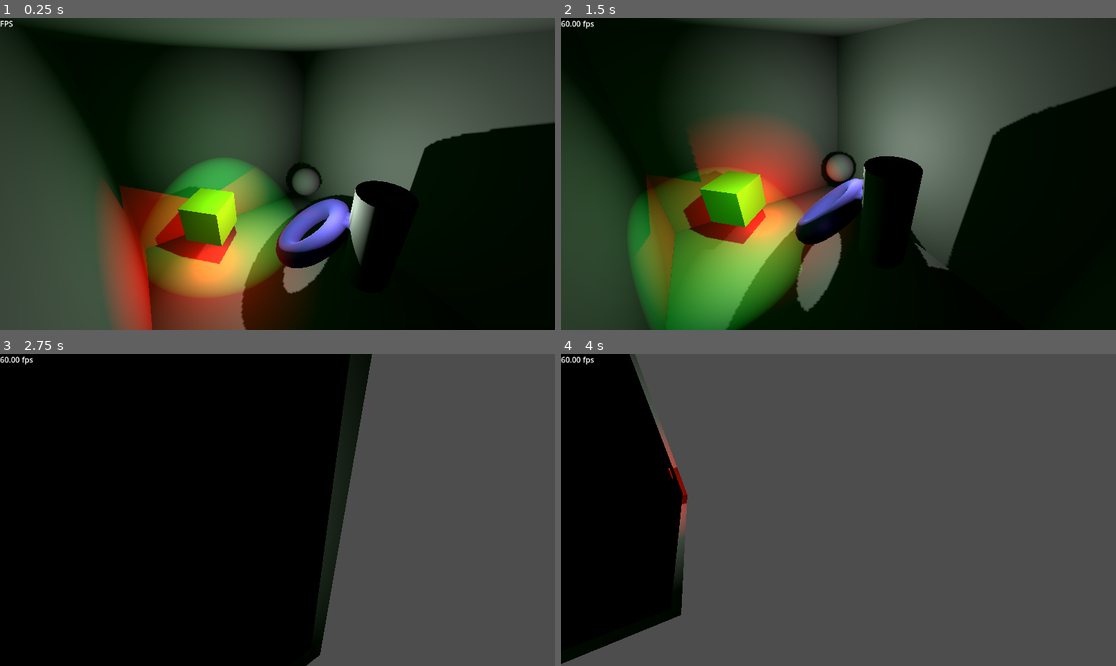
Above: before the commit, frames 1-4 (two rows, left to right).
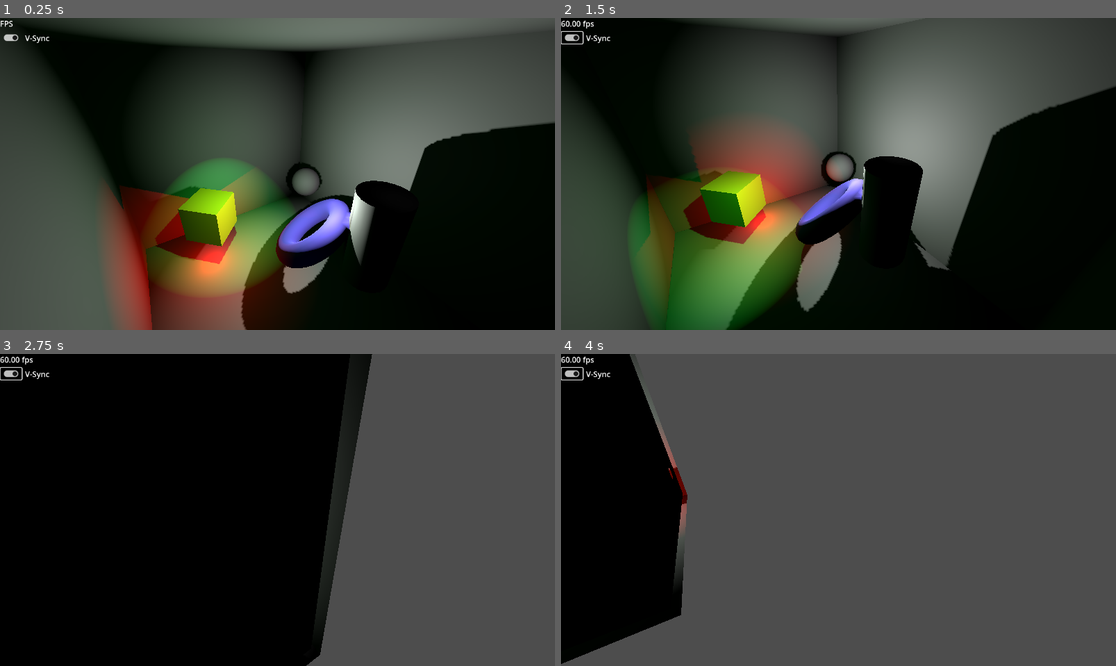
Above: after the commit, the same moments.

Repository: GregPickering/O1S_FauxGI
Game: Godot game, scene res://scene_3d.tscn
The game is run twice, just before and just after one commit, with the same random seed, the same clock (stepped at 60 frames per second) and the same inputs.
Inputs (mouse positions are in pixels of both pictures, inside the frame that each line leads up to):
- Up to frame 1 (0.25 s): no input
- Up to frame 2 (1.5 s): click (572, 36) at 0.52 s; tap Enter at 1.25 s; move the mouse to (960, 158) at 1.27 s; hold D from 1.28 s (still down); tap Q at 1.35 s; click (960, 158) at 1.42 s
- Up to frame 3 (2.75 s): release D at 2 s; drag from (166, 525) to (249, 572) at 2.02 s
- Up to frame 4 (4 s): move the mouse to (894, 441) at 2.77 s; hold D 2.78-3.5 s; tap Q at 2.85 s; drag from (810, 572) to (672, 463) at 3.52 s

The runs differ from the first frame. In frame 1, 8.9% of the frame differs, in the area x 0-66%, y 5-100%; in frame 2, 14%, in the area x 0-73%, y 4-100%; in frame 3, 0.2%; in frame 4, 0.3%.

Commit message:
Improved Omni handling and various small updates.
Omni source lights can now have 1,2,3,4,6+ VPLs.
Oversample averaging is now weighted by energy.
If the VPL limit is exceeded, the top N (by energy) are kept.
Added a real random oversample, if desired.
Can toggle V-Sync from the UI.
Improved the monitoring FPS update rate.
Added our logo, removed the default icon.

Diff:
--- /dev/null
+++ b/O1S_Logo.svg
@@ -0,0 +1,72 @@
+<?xml version="1.0" encoding="UTF-8" standalone="no"?>
+<svg
+   xmlns:dc="http://purl.org/dc/elements/1.1/"
+   xmlns:cc="http://creativecommons.org/ns#"
+   xmlns:rdf="http://www.w3.org/1999/02/22-rdf-syntax-ns#"
+   xmlns:svg="http://www.w3.org/2000/svg"
+   xmlns="http://www.w3.org/2000/svg"
+   width="92.576141mm"
+   height="36.213387mm"
+   viewBox="0 0 92.576141 36.213387"
+   version="1.1"
+   id="svg8">
+  <defs
+     id="defs2">
+    <filter
+       style="color-interpolation-filters:sRGB"
+       id="filter847"
+       x="-0.014699936"
+       width="1.0286238"
+       y="-0.03335309"
+       height="1.0650996">
+      <feGaussianBlur
+         stdDeviation="3.1e-05"
+         id="feGaussianBlur849" />
+    </filter>
+  </defs>
+  <metadata
+     id="metadata5">
+    <rdf:RDF>
+      <cc:Work
+         rdf:about="">
+        <dc:format>image/svg+xml</dc:format>
+        <dc:type
+           rdf:resource="http://purl.org/dc/dcmitype/StillImage" />
+        <dc:title></dc:title>
+      </cc:Work>
+    </rdf:RDF>
+  </metadata>
+  <g
+     id="layer1"
+     transform="translate(-4.2061725,-5.8076615)">
+    <rect
+       style="fill:#ffffff;fill-opacity:1;stroke:#000000;stroke-width:1;stroke-linecap:round;stroke-linejoin:bevel;stroke-miterlimit:4;stroke-dasharray:none;stroke-opacity:1;filter:url(#filter847)"
+       id="rect16"
+       width="90"
+       height="34"
+       x="5.5291667"
+       y="6.9416666"
+       rx="17"
+       ry="17" />
+    <path
+       d="m 22.686002,34.934365 q -3.074747,0 -5.358844,-1.376315 -2.269456,-1.376315 -3.528638,-4.011812 -1.24454,-2.650139 -1.24454,-5.988435 0,-3.221163 1.185973,-5.85666 1.200616,-2.650139 3.528638,-4.08502 2.328022,-1.434882 5.417411,-1.434882 3.089388,0 5.41741,1.434882 2.328022,1.434881 3.513996,4.08502 1.200615,2.635497 1.200615,5.85666 0,3.206521 -1.185973,5.842018 -1.171332,2.620856 -3.484713,4.085021 -2.298739,1.449523 -5.461335,1.449523 z m 0,-2.298739 q 3.279729,0 5.06601,-2.445156 1.800923,-2.445155 1.800923,-6.66195 0,-4.202154 -1.815564,-6.618026 -1.800923,-2.430514 -5.051369,-2.430514 -3.250447,0 -5.066011,2.430514 -1.800923,2.415872 -1.800923,6.618026 0,4.216795 1.786281,6.66195 1.800923,2.445156 5.080653,2.445156 z"
+       style="font-style:normal;font-variant:normal;font-weight:normal;font-stretch:normal;font-size:29.9861px;line-height:1.25;font-family:'Lucida Sans';-inkscape-font-specification:'Lucida Sans, Normal';font-variant-ligatures:normal;font-variant-caps:normal;font-variant-numeric:normal;font-variant-east-asian:normal;fill:#000000;fill-opacity:1;stroke:none;stroke-width:0.265;stroke-miterlimit:4;stroke-dasharray:none"
+       id="path835" />
+    <path
+       d="m 42.99397,36.735288 v 1.991264 q -2.386589,-1.625223 -3.865396,-3.880037 -1.478807,-2.254814 -2.240172,-4.817103 -0.761366,-2.562289 -0.761366,-5.036727 0,-2.459798 0.761366,-5.022086 0.761365,-2.562289 2.240172,-4.817103 1.478807,-2.254814 3.865396,-3.880037 v 1.991264 q -1.654507,1.786281 -2.445156,3.484713 -0.790649,1.683789 -1.171332,3.806829 -0.366041,2.108397 -0.366041,4.43642 0,2.342664 0.366041,4.465703 0.380683,2.108397 1.171332,3.792187 0.790649,1.68379 2.445156,3.484713 z"
+       style="font-style:normal;font-variant:normal;font-weight:normal;font-stretch:normal;font-size:29.9861px;line-height:1.25;font-family:'Lucida Sans';-inkscape-font-specification:'Lucida Sans, Normal';font-variant-ligatures:normal;font-variant-caps:normal;font-variant-numeric:normal;font-variant-east-asian:normal;fill:#000000;fill-opacity:1;stroke:none;stroke-width:0.265;stroke-miterlimit:4;stroke-dasharray:none"
+       id="path837" />
+    <path
+       d="M 51.925376,34.392624 V 14.889946 H 48.49923 v -1.815565 l 6.325193,-0.541741 v 21.859984 z"
+       style="font-style:normal;font-variant:normal;font-weight:normal;font-stretch:normal;font-size:29.9861px;line-height:1.25;font-family:'Lucida Sans';-inkscape-font-specification:'Lucida Sans, Normal';font-variant-ligatures:normal;font-variant-caps:normal;font-variant-numeric:normal;font-variant-east-asian:normal;fill:#000000;fill-opacity:1;stroke:none;stroke-width:0.265;stroke-miterlimit:4;stroke-dasharray:none"
+       id="path839" />
+    <path
+       d="m 64.121871,13.264723 v -1.991264 q 2.386589,1.625223 3.865396,3.880037 1.478807,2.254814 2.240172,4.831744 0.761366,2.562289 0.761366,5.007445 0,2.459797 -0.761366,5.036727 -0.761365,2.562289 -2.240172,4.817103 -1.478807,2.269456 -3.865396,3.880037 v -1.991264 q 1.654507,-1.800923 2.445156,-3.484713 0.790649,-1.68379 1.15669,-3.806829 0.366041,-2.123039 0.366041,-4.451061 0,-2.298739 -0.366041,-4.421779 -0.366041,-2.137681 -1.15669,-3.82147 -0.790649,-1.698432 -2.445156,-3.484713 z"
+       style="font-style:normal;font-variant:normal;font-weight:normal;font-stretch:normal;font-size:29.9861px;line-height:1.25;font-family:'Lucida Sans';-inkscape-font-specification:'Lucida Sans, Normal';font-variant-ligatures:normal;font-variant-caps:normal;font-variant-numeric:normal;font-variant-east-asian:normal;fill:#000000;fill-opacity:1;stroke:none;stroke-width:0.265;stroke-miterlimit:4;stroke-dasharray:none"
+       id="path841" />
+    <path
+       d="m 74.253893,33.982658 v -3.045464 q 2.606214,1.200616 3.806829,1.449524 1.200615,0.248908 2.225531,0.248908 1.85949,0 2.92833,-1.010274 1.083482,-1.024915 1.083482,-2.445156 0,-1.06884 -0.556383,-1.976622 -0.571024,-0.893141 -2.84048,-2.181606 l -1.493448,-0.863857 q -2.986897,-1.698432 -4.011812,-3.10403 -1.024916,-1.405599 -1.024916,-3.118672 0,-1.537373 0.805291,-2.884405 0.819933,-1.347032 2.181606,-2.108397 1.376315,-0.761366 3.455429,-0.761366 2.503723,0 5.285636,0.834574 v 2.811197 q -2.415872,-0.951708 -3.323655,-1.142049 -0.89314,-0.204983 -1.786281,-0.204983 -1.874131,0 -2.781913,0.98099 -0.893141,0.980991 -0.893141,2.005906 0,0.7028 0.424608,1.434882 0.424608,0.717441 1.142049,1.24454 0.71744,0.512458 1.976622,1.229899 l 1.552015,0.878499 q 3.01618,1.713073 4.026454,3.133313 1.010274,1.434882 1.010274,3.294371 0,2.533006 -1.932698,4.392495 -1.918056,1.85949 -5.666319,1.85949 -1.15669,0 -2.240172,-0.161058 -1.083482,-0.146417 -3.352938,-0.790649 z"
+       style="font-style:normal;font-variant:normal;font-weight:normal;font-stretch:normal;font-size:29.9861px;line-height:1.25;font-family:'Lucida Sans';-inkscape-font-specification:'Lucida Sans, Normal';font-variant-ligatures:normal;font-variant-caps:normal;font-variant-numeric:normal;font-variant-east-asian:normal;fill:#000000;fill-opacity:1;stroke:none;stroke-width:0.265;stroke-miterlimit:4;stroke-dasharray:none"
+       id="path843" />
+  </g>
+</svg>
--- /dev/null
+++ b/cb_v_sync.gd
@@ -0,0 +1,5 @@
+extends CheckButton
+
+func _on_toggled( toggled_on ):
+	DisplayServer.window_set_vsync_mode( DisplayServer.VSYNC_ENABLED
+			if toggled_on else DisplayServer.VSYNC_DISABLED )
--- a/faux_gi.gd
+++ b/faux_gi.gd
@@ -1,8 +1,9 @@
-#@tool
+@tool
 extends Node3D
 ##	Faux Global Illumination
 ##[br][br]
 ##	O1S Gaming
+##	Jonathan Dummer
 ##	(MIT License)
 ##
 ##	Using the existing lights and collision geometry, approximate GI by placing
@@ -12,9 +13,9 @@
 ##	shadows on the VPLs.
 ##
 ##	Minimal implementation, for each original...
-##		SpotLight3D: itself, +1 VPL
-##		OmniLight3D: itself, +4 VPLs (in a tetrahedron)
-##		DirectionalLight3D: itself, +1 VPL
+##		SpotLight3D: itself, 1+ VPL
+##		OmniLight3D: itself, 1+ VPL
+##		DirectionalLight3D: itself, 1+ VPL
 ##
 ##	While the number of VPLs is limited, we can place and power them using an
 ##	average of multiple raycast samples, so the final results are representative
@@ -35,7 +36,7 @@
 const VPLs_use_spots : bool = true
 ## How many VPLs to generate per source SpotLight3D, 1+
 const per_spot : int = 1
-## How many VPLs to generate per source OmniLight3D, 4+
+## How many VPLs to generate per source OmniLight3D, 1+ (>= 4 looks good)
 const per_omni : int = 4
 ## How many VPLs to generate per source DirectionalLight3D
 const per_dirl : int = 16
@@ -43,6 +44,8 @@
 const include_shadowless : bool = false
 ## place the VPL (0=at light origin, 1=at intersection)
 const placement_fraction : float = 0.5
+## use real random vectors instead of a repeatable pattern (requires heavy temporal filtering)
+const real_random_jitter : bool = false
 
 ## The node containing all the lights we wish to GI-ify
 @export var top_node : Node3D = null
@@ -50,9 +53,9 @@
 @export_range( 1, 1024 ) var max_points : int = 32
 ## What fraction of energy is preserved each bounce
 @export_range( 0.0, 1.0 ) var bounce_gain : float = 0.25
-## How many raycasts per VPL per _physics_process, 1+
-@export_range( 1, 100 ) var oversample : int = 8
-## Filter the VPLs over time (1=instant, 0=never update)
+## How many raycasts per VPL per _physics_process, 0+
+@export_range( 0, 100 ) var oversample : int = 8
+## Filter the VPLs over time (0=never update/infinite filtering, 1=instant update/no filtering)
 @export_range( 0.01, 1.0 ) var temporal_filter : float = 0.25
 
 # original light sources in the scene
@@ -68,13 +71,13 @@
 # physics stuff
 var query := PhysicsRayQueryParameters3D.new()
 var space_state : PhysicsDirectSpaceState3D = null
-enum ray_storage { gain, pos, norm, rad }
+enum ray_storage { energy, pos, norm, rad, color }
 
 # I need to raycast, which happens here in the physics process
 func _physics_process( _delta ):
 	active_VPLs = 0
 	allocate_VPLs( max_points )
-	if bounce_gain > 0.01:
+	if bounce_gain >= 0.01:
 		# now run through all active light sources in the scene
 		for light in light_sources:
 			if light.is_visible_in_tree():
@@ -85,71 +88,46 @@
 					"SpotLight3D": process_spot( light )
 			else:
 				light_data.erase( light )
+		# Gather all active VPLs into a convenient array
+		var preVPLs : Array[ Dictionary ] = []
+		for light in light_data:
+			for idx in light_data[ light ]:
+				if light_data[ light ][ idx ][ ray_storage.energy ] > 0.0:
+					preVPLs.push_back( light_data[ light ][ idx ] )
+					preVPLs.back()[ ray_storage.color ] = light.light_color;
 		# Do we need a second pass to filter out the top N VPLs?
-		var threshold : float = 0.0
-		if active_VPLs > max_points:
-			threshold = find_better_threshold()
+		if preVPLs.size() > max_points:
+			# keep the most energetic
+			preVPLs.sort_custom( func(a, b): return a[ ray_storage.energy ] > b[ ray_storage.energy ] )
+			preVPLs.resize( max_points )
 		# finally add the VPLs
 		active_VPLs = 0
-		for light in light_data:
-			for idx in light_data[ light ]:
-				if light_data[ light ][ idx ][ ray_storage.gain ] > threshold:
-					config(	active_VPLs,
-							light_data[ light ][ idx ][ ray_storage.pos ],
-							light.light_color,
-							light_data[ light ][ idx ][ ray_storage.gain ],
-							light_data[ light ][ idx ][ ray_storage.rad ] )
-					active_VPLs += 1
+		for preVPL in preVPLs:
+			config_VPL(	active_VPLs,
+					preVPL[ ray_storage.pos ],
+					preVPL[ ray_storage.color ],
+					preVPL[ ray_storage.energy ],
+					preVPL[ ray_storage.rad ] )
+			active_VPLs += 1
 	else:
 		light_data.clear()
 	# deactivate any VPLs that need it
 	if active_VPLs < last_active_VPLs:
 		for idx in range( active_VPLs, last_active_VPLs ):
-			disable( idx )
+			disable_VPL( idx )
 	if last_active_VPLs != active_VPLs:
 		last_active_VPLs = active_VPLs
 		print( last_active_VPLs, " active VPLs" )
 
-func find_better_threshold() -> float:
-	var res = scan_candidates( 0.0 )
-	var tmax : float = res[ "global_hi" ]
-	# binary search
-	var t := tmax * 0.5
-	var dt := tmax * 0.25
-	for i in 4:
-		res = scan_candidates( t )
-		var delta : int = max_points -  res[ "count" ]
-		if 0 == delta:
-			break
-		t += -dt if (delta > 0) else dt
-	print( t, " -> ", res[ "count" ] )
-	return t
-
-func scan_candidates( thresh : float ) -> Dictionary:
-	var res : Dictionary = {}
-	var lo : float = 1e20
-	var hi : float = -1e20
-	var sum : float = 0.0
-	var global_hi : float = -1e20
-	var count : int = 0
-	for light in light_data:
-		for idx in light_data[ light ]:
-			var v : float = light_data[ light ][ idx ][ ray_storage.gain ]
-			global_hi = max( global_hi, v )
-			if v > thresh:
-				hi = max( hi, v )
-				lo = max( lo, v )
-				sum += v
-				count += 1
-	res[ "lo" ] = lo
-	res[ "hi" ] = hi
-	if count > 0:
-		res[ "avg" ] = sum / count
-	else:
-		res[ "avg" ] = 0.0
-	res[ "global_hi" ] = global_hi
-	res[ "count" ] = count
-	return res
+func process_ray_dummy( from : Vector3, to : Vector3, done_frac : float = 0.5 ) -> Dictionary:
+	var res_light : Dictionary
+	var total_d : float = from.distance_to( to )
+	var done_d : float = total_d * done_frac
+	res_light[ ray_storage.pos ] = lerp( from, to, done_frac * placement_fraction )
+	res_light[ ray_storage.norm ] = to.direction_to( from ) # just say the normal is back along this ray
+	res_light[ ray_storage.rad ] = (total_d - 0.5 * done_d) * 1.25
+	res_light[ ray_storage.energy ] = sqrt( 1.0 - done_frac )
+	return res_light
 
 func process_ray( from : Vector3, to : Vector3 ) -> Dictionary:
 	var res_light : Dictionary
@@ -162,55 +140,66 @@
 		var done_frac : float = done_d / maxf( total_d, 1e-6 )
 		res_light[ ray_storage.pos ] = lerp( from, to, done_frac * placement_fraction )
 		res_light[ ray_storage.norm ] = res_ray.normal
-		res_light[ ray_storage.rad ] = (total_d - 0.5 * done_d)
-		res_light[ ray_storage.gain ] = sqrt( 1.0 - done_frac )
+		res_light[ ray_storage.rad ] = (total_d - 0.5 * done_d) * 1.25
+		res_light[ ray_storage.energy ] = sqrt( 1.0 - done_frac )
 					#* absf( res_ray.normal.dot( (to - from).normalized() ) )
 	return res_light
 
 func process_rays( from : Vector3, rays : Array[ Vector3 ] ) -> Dictionary:
 	var avg_ray_res : Dictionary
-	var hits : int = 0
 	for ray in rays:
 		var ray_res := process_ray( from, from + ray )
 		if ray_res:
-			if not avg_ray_res:
-				avg_ray_res = ray_res
-				hits = 1
-			else:
-				for key in ray_res:
-					avg_ray_res[ key ] += ray_res[ key ]
-				hits += 1
+			# weight by energy
+			var e = ray_res[ ray_storage.energy ]
+			if e > 0.0:
+				ray_res[ ray_storage.pos ] *= e
+				ray_res[ ray_storage.norm ] *= e
+				ray_res[ ray_storage.rad ] *= e
+				if not avg_ray_res:
+					avg_ray_res = ray_res
+				else:
+					for key in ray_res:
+						avg_ray_res[ key ] += ray_res[ key ]
 	if avg_ray_res:
-		# divide by hits...
-		avg_ray_res[ ray_storage.pos ] /= hits
-		avg_ray_res[ ray_storage.norm ] /= hits
-		avg_ray_res[ ray_storage.rad ] /= hits
-		# except for the energy (gain), which should lose energy if no hits
-		avg_ray_res[ ray_storage.gain ] /= rays.size()
+		# divide by energy
+		var gain = 1.0 / avg_ray_res[ ray_storage.energy ]
+		avg_ray_res[ ray_storage.pos ] *= gain
+		avg_ray_res[ ray_storage.norm ] *= gain
+		avg_ray_res[ ray_storage.rad ] *= gain
+		# and the energy itself is scaled by the number of samples
+		avg_ray_res[ ray_storage.energy ] /= rays.size()
 	return avg_ray_res
 
-func jitter_ray_angle( ray : Vector3, N : int, deg : float ) -> Array[ Vector3 ]:
-	# always start with the original
-	var rays : Array[ Vector3 ] = [ ray ]
+func jitter_ray_angle( ray : Vector3, N : int, deg : float, true_rnd : bool = real_random_jitter ) -> Array[ Vector3 ]:
+	# always start with the original?
+	var rays : Array[ Vector3 ] = [] # [ ray ]
 	# now add others
-	if N > 1:
+	if N > 0:
 		var length : float = -ray.length()
 		var xform := Basis.looking_at( ray,
 			Vector3.UP if (1 != ray.abs().max_axis_index()) else Vector3.RIGHT )
-		for samp in range( 1, N ):
-			var sample_vec := Vector3.octahedron_decode(
-				qrnd_distrib( samp, deg / 150.0 ) )
+		for samp in range( 0, N ):
+			var samp_2d : Vector2
+			if true_rnd:
+				samp_2d = Vector2( randf_range(-0.5, 0.5), randf_range(-0.5, 0.5) ) * (deg / 180.0) + Vector2(0.5,0.5)
+			else:
+				samp_2d = qrnd_distrib( samp, deg / 180.0 )
+			var sample_vec := Vector3.octahedron_decode( samp_2d )
 			rays.push_back( (xform * sample_vec) * length )
 	return rays
 
 func process_rays_angle( from : Vector3, to : Vector3, N : int, deg : float ) -> Dictionary:
-	var rays := jitter_ray_angle( to - from, N, deg )
-	return process_rays( from, rays )
+	if N > 0:
+		var rays := jitter_ray_angle( to - from, N, deg )
+		return process_rays( from, rays )
+	else:
+		return process_ray_dummy( from, to, 0.5 )
 
 func update_light_data( light : Light3D, idx : int, data : Dictionary, modulate : float ):
 	if light and data:
 		# scale in the actual light energy here
-		data[ ray_storage.gain ] *= modulate
+		data[ ray_storage.energy ] *= modulate
 		if light_data[ light ].has( idx ):
 			for key in data:
 				light_data[ light ][ idx ][ key ] = lerp(
@@ -219,7 +208,7 @@
 		else:
 			light_data[ light ][ idx ] = data #.duplicate()
 			# do I want the amplitude to fade in?
-			#light_data[ light ][ idx ][ ray_storage.gain ] *= temporal_filter
+			#light_data[ light ][ idx ][ ray_storage.energy ] *= temporal_filter
 	else:
 		light_data[ light ].erase( idx )
 
@@ -235,32 +224,45 @@
 
 func process_spot( light : Light3D ):
 	var compensate_N_pts : float = 1.0 / per_spot
-	var rays := jitter_ray_angle( -light.spot_range * light.global_basis.z, per_spot, light.spot_angle )
+	# these rays never use real random jitter
+	var rays := jitter_ray_angle( -light.spot_range * light.global_basis.z,
+									per_spot, light.spot_angle, false )
 	process_light_rays( light, rays, light.spot_angle * sqrt( compensate_N_pts ),
 		light.light_energy * bounce_gain * 0.1 * compensate_N_pts )
 
 func process_omni( light : Light3D ):
-	# 4 faces of a tetrahedron (bare minimum)
-	const _tds : float = 1.0 / sqrt( 3.0 )
-	const _tet_dirs : Array[ Vector3 ] = [
-				Vector3(1,1,-1) * _tds, Vector3(1,-1,1) * _tds,
-				Vector3(-1,1,1) * _tds, Vector3(-1,-1,-1) * _tds ]
-	# 6 faces of a cube (better, but not awesome)
-	const _cube_dirs : Array[ Vector3 ] = [
-				Vector3(0,0,+1), Vector3(0,0,-1),
-				Vector3(0,+1,0), Vector3(0,-1,0),
-				Vector3(+1,0,0), Vector3(-1,0,0) ]
 	# where do I want to cast rays
 	var rays : Array[ Vector3 ] = []
-	if per_omni < 6:
-		rays.append_array( _tet_dirs )
-	else:
-		rays.append_array( _cube_dirs )
-		if per_omni > 6:
-			# add extras randomly
-			for i in (per_omni - 6):
-				rays.push_back( Vector3.octahedron_decode(
-						qrnd_distrib( i * 17 + 33 ) ) )
+	match abs( per_omni ):
+		0:	# do nothing
+			return
+		1:	# this is a single point, but if oversample is set to 0, place it at the center
+			rays.append( Vector3.UP )
+		2:	# up and down
+			const _two_dirs : Array[ Vector3 ] = [
+					Vector3(0,+1,0), Vector3(0,-1,0) ]
+			rays.append_array( _two_dirs )
+		3: # 3 points in a plane (no up/down)
+			const _three_dirs : Array[ Vector3 ] = [
+					Vector3(1,0,0), Vector3(-0.6,0,0.8), Vector3(-0.6,0,-0.8) ]
+			rays.append_array( _three_dirs )
+		4, 5: # 4 faces of a tetrahedron, decent
+			const _tds : float = 1.0 / sqrt( 3.0 )
+			const _tet_dirs : Array[ Vector3 ] = [
+					Vector3(1,1,-1) * _tds, Vector3(1,-1,1) * _tds,
+					Vector3(-1,1,1) * _tds, Vector3(-1,-1,-1) * _tds ]
+			rays.append_array( _tet_dirs )
+		_:	# 6 faces of a cube (better), plus more if needed
+			const _cube_dirs : Array[ Vector3 ] = [
+					Vector3(0,0,+1), Vector3(0,0,-1),
+					Vector3(0,+1,0), Vector3(0,-1,0),
+					Vector3(+1,0,0), Vector3(-1,0,0) ]
+			rays.append_array( _cube_dirs )
+			if per_omni > 6:
+				# add extras randomly
+				for i in (per_omni - 6):
+					rays.push_back( Vector3.octahedron_decode(
+							qrnd_distrib( i * 17 + 33 ) ) )
 	# size the rays correctly
 	for i in rays.size():
 		rays[i] *= light.omni_range
@@ -293,11 +295,11 @@
 		print( "Source count is ", light_sources.size() )
 		print( "VPL max count is ", VPL_light.size() )
 
-func disable( index : int ):
+func disable_VPL( index : int ):
 	if index < VPL_inst.size():
 		RenderingServer.instance_set_visible( VPL_inst[ index ] , false )
 
-func config(	index : int,
+func config_VPL(	index : int,
 				pos : Vector3,
 				color : Color,
 				energy : float,
--- a/fps.gd
+++ b/fps.gd
@@ -7,22 +7,24 @@
 var gain : float = 1
 var filt_delta_1 : float = 1
 var filt_delta_2 : float = 1
-var filt_delta_3 : float = 1
-var filt_delta_4 : float = 1
+#var filt_delta_3 : float = 1
+#var filt_delta_4 : float = 1
 
-var accum := 0.0
+var accum_s : float = 0.0
+var accum_frames : int = 0
 func _process( delta : float ):
 	# do the math every time
 	filt_delta_1 = lerpf( filt_delta_1, delta, gain )
 	filt_delta_2 = lerpf( filt_delta_2, filt_delta_1, gain )
-	filt_delta_3 = lerpf( filt_delta_3, filt_delta_2, gain )
-	filt_delta_4 = lerpf( filt_delta_4, filt_delta_3, gain )
+	#filt_delta_3 = lerpf( filt_delta_3, filt_delta_2, gain )
+	#filt_delta_4 = lerpf( filt_delta_4, filt_delta_3, gain )
 
 	# update the text periodically
-	accum += delta
-	if accum >= update_s:
-		accum -= update_s
-		var fps : float = 1.0 / max( filt_delta_4, 1e-5 )
+	accum_s += delta
+	accum_frames += 1
+	if accum_s >= update_s:
+		accum_s -= update_s
+		var fps : float = 1.0 / max( filt_delta_2, 1e-5 )
 		if fps >= 1000.0:
 			text = "%1.0f fps" % fps
 		elif fps >= 100.0:
@@ -31,5 +33,6 @@
 			text = "%1.2f fps" % fps
 		else:
 			text = "%1.3f fps" % fps
-		# adjust the gain so we filter over ~ 1s
-		gain = clampf( filt_delta_4 * 4.0, 1e-5, 1.0 )
+		# adjust the gain so we filter over ~ 1/4 s
+		gain = clampf( 4.0 * update_s / accum_frames, 1e-5, 1.0 )
+		accum_frames = 0
--- a/icon.svg
+++ /dev/null
@@ -1 +0,0 @@
-<svg xmlns="http://www.w3.org/2000/svg" width="128" height="128"><rect width="124" height="124" x="2" y="2" fill="#363d52" stroke="#212532" stroke-width="4" rx="14"/><g fill="#fff" transform="translate(12.322 12.322)scale(.101)"><path d="M105 673v33q407 354 814 0v-33z"/><path fill="#478cbf" d="m105 673 152 14q12 1 15 14l4 67 132 10 8-61q2-11 15-15h162q13 4 15 15l8 61 132-10 4-67q3-13 15-14l152-14V427q30-39 56-81-35-59-83-108-43 20-82 47-40-37-88-64 7-51 8-102-59-28-123-42-26 43-46 89-49-7-98 0-20-46-46-89-64 14-123 42 1 51 8 102-48 27-88 64-39-27-82-47-48 49-83 108 26 42 56 81zm0 33v39c0 276 813 276 814 0v-39l-134 12-5 69q-2 10-14 13l-162 11q-12 0-16-11l-10-65H446l-10 65q-4 11-16 11l-162-11q-12-3-14-13l-5-69z"/><path d="M483 600c0 34 58 34 58 0v-86c0-34-58-34-58 0z"/><circle cx="725" cy="526" r="90"/><circle cx="299" cy="526" r="90"/></g><g fill="#414042" transform="translate(12.322 12.322)scale(.101)"><circle cx="307" cy="532" r="60"/><circle cx="717" cy="532" r="60"/></g></svg>
--- a/project.godot
+++ b/project.godot
@@ -13,11 +13,8 @@
 config/name="FauxGI"
 run/main_scene="res://scene_3d.tscn"
 config/features=PackedStringArray("4.4", "GL Compatibility")
-run/delta_smoothing=false
-
-[display]
-
-window/vsync/vsync_mode=0
+boot_splash/show_image=false
+config/icon="uid://b14pus72atr7j"
 
 [rendering]
 
--- a/scene_3d.tscn
+++ b/scene_3d.tscn
@@ -1,8 +1,9 @@
-[gd_scene load_steps=8 format=3 uid="uid://btirfsc7rf58b"]
+[gd_scene load_steps=9 format=3 uid="uid://btirfsc7rf58b"]
 
 [ext_resource type="Script" uid="uid://b4hkm2djkjy16" path="res://lighting.gd" id="1_6ffuc"]
 [ext_resource type="Script" uid="uid://d06yfe050b2oh" path="res://camera.gd" id="1_rpp60"]
 [ext_resource type="Script" uid="uid://dpjhlb182qd2e" path="res://fps.gd" id="2_6k81c"]
+[ext_resource type="Script" uid="uid://b74n28fy47qj1" path="res://cb_v_sync.gd" id="5_6ffuc"]
 [ext_resource type="PackedScene" uid="uid://b3vmtf81ju271" path="res://faux_gi.tscn" id="6_rpp60"]
 
 [sub_resource type="StandardMaterial3D" id="StandardMaterial3D_bshdy"]
@@ -57,24 +58,25 @@
 metadata/_edit_group_ = true
 
 [node name="SpinSpot" type="Node3D" parent="."]
-transform = Transform3D(0.528078, 0, 0.849196, 0, 1, 0, -0.849196, 0, 0.528078, 0, 0, 0)
+transform = Transform3D(0.583498, 0, -0.812115, 0, 1, 0, 0.812115, 0, 0.583498, 0, 0, 0)
 script = ExtResource("1_6ffuc")
 speed = 0.5
 
 [node name="SpotLight3D" type="SpotLight3D" parent="SpinSpot"]
 transform = Transform3D(0.952537, 0.131593, -0.274512, 0.304381, -0.396676, 0.866026, 0.00507104, -0.908477, -0.417903, 0.79985, 3.19763, -0.713908)
 light_color = Color(0.192157, 1, 0.32549, 1)
-light_energy = 4.0
+light_energy = 2.0
 shadow_enabled = true
 spot_range = 15.0
 spot_angle = 30.0
 
 [node name="OmniLight3D" type="OmniLight3D" parent="SpinSpot"]
 transform = Transform3D(-0.128348, 0, -0.991729, 0, 1, 0, 0.991729, 0, -0.128348, -0.711475, 1.74288, -0.629222)
+light_energy = 1.5
 shadow_enabled = true
 
 [node name="SpinDir" type="Node3D" parent="."]
-transform = Transform3D(0.323267, 0, 0.946308, 0, 1, 0, -0.946308, 0, 0.323267, 0, 0, 0)
+transform = Transform3D(0.0160333, 0, 0.999871, 0, 1, 0, -0.999871, 0, 0.0160333, 0, 0, 0)
 script = ExtResource("1_6ffuc")
 speed = -0.4
 
@@ -87,7 +89,6 @@
 [node name="OmniLight3D" type="OmniLight3D" parent="SpinDir"]
 transform = Transform3D(-0.859002, 0, 0.511972, 0, 1, 0, -0.511972, 0, -0.859002, 2.056, -0.52, -0.521)
 light_color = Color(1, 0, 0, 1)
-light_energy = 2.0
 shadow_enabled = true
 omni_range = 3.28
 
@@ -103,3 +104,20 @@
 offset_bottom = 23.0
 text = "FPS"
 script = ExtResource("2_6k81c")
+
+[node name="cbVSync" type="CheckButton" parent="UICanvas"]
+offset_left = 1.0
+offset_top = 29.0
+offset_right = 45.0
+offset_bottom = 53.0
+button_pressed = true
+script = ExtResource("5_6ffuc")
+
+[node name="VSyncLabel" type="Label" parent="UICanvas"]
+offset_left = 52.0
+offset_top = 30.0
+offset_right = 92.0
+offset_bottom = 53.0
+text = "V-Sync"
+
+[connection signal="toggled" from="UICanvas/cbVSync" to="UICanvas/cbVSync" method="_on_toggled"]
Not shown, changed: O1S_Logo.svg.import
Not shown, added: cb_v_sync.gd.uid
